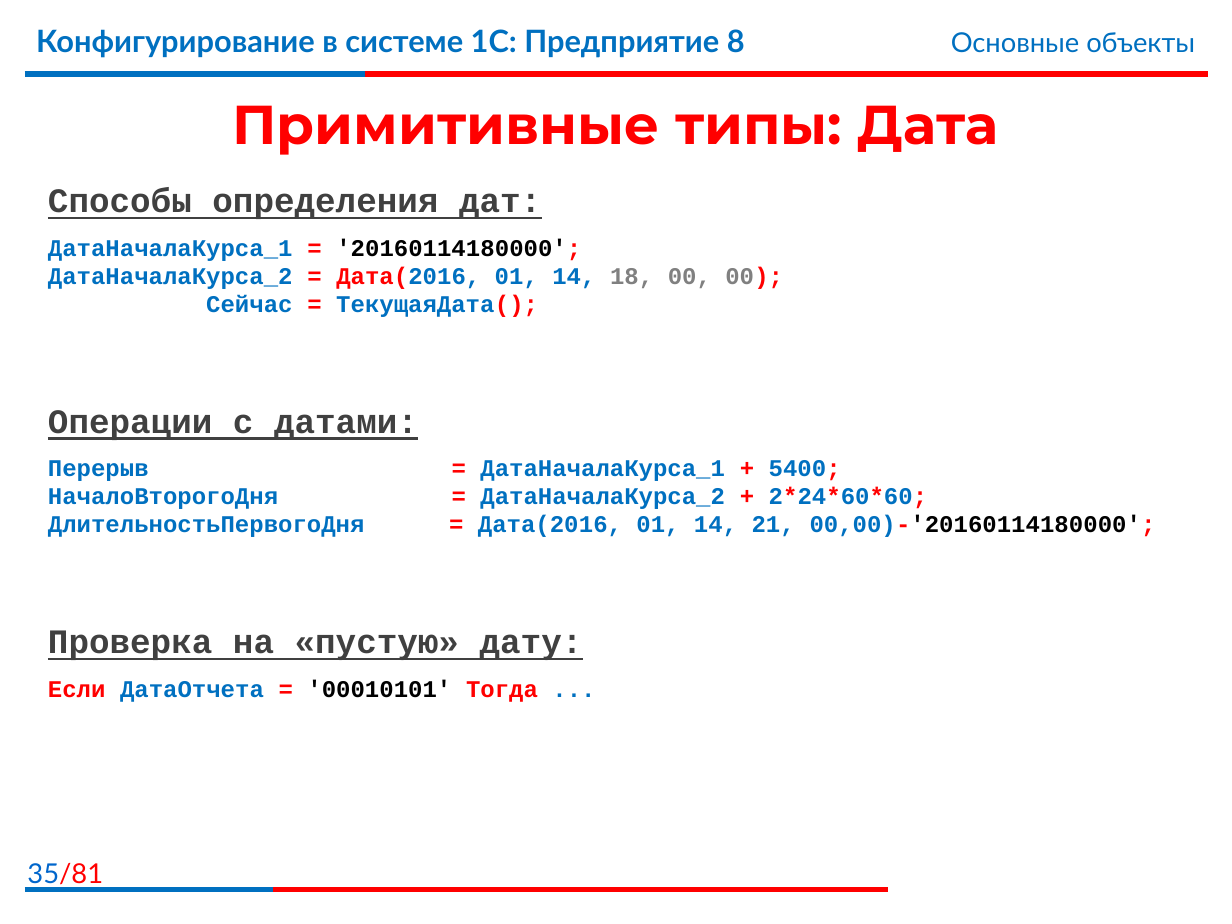
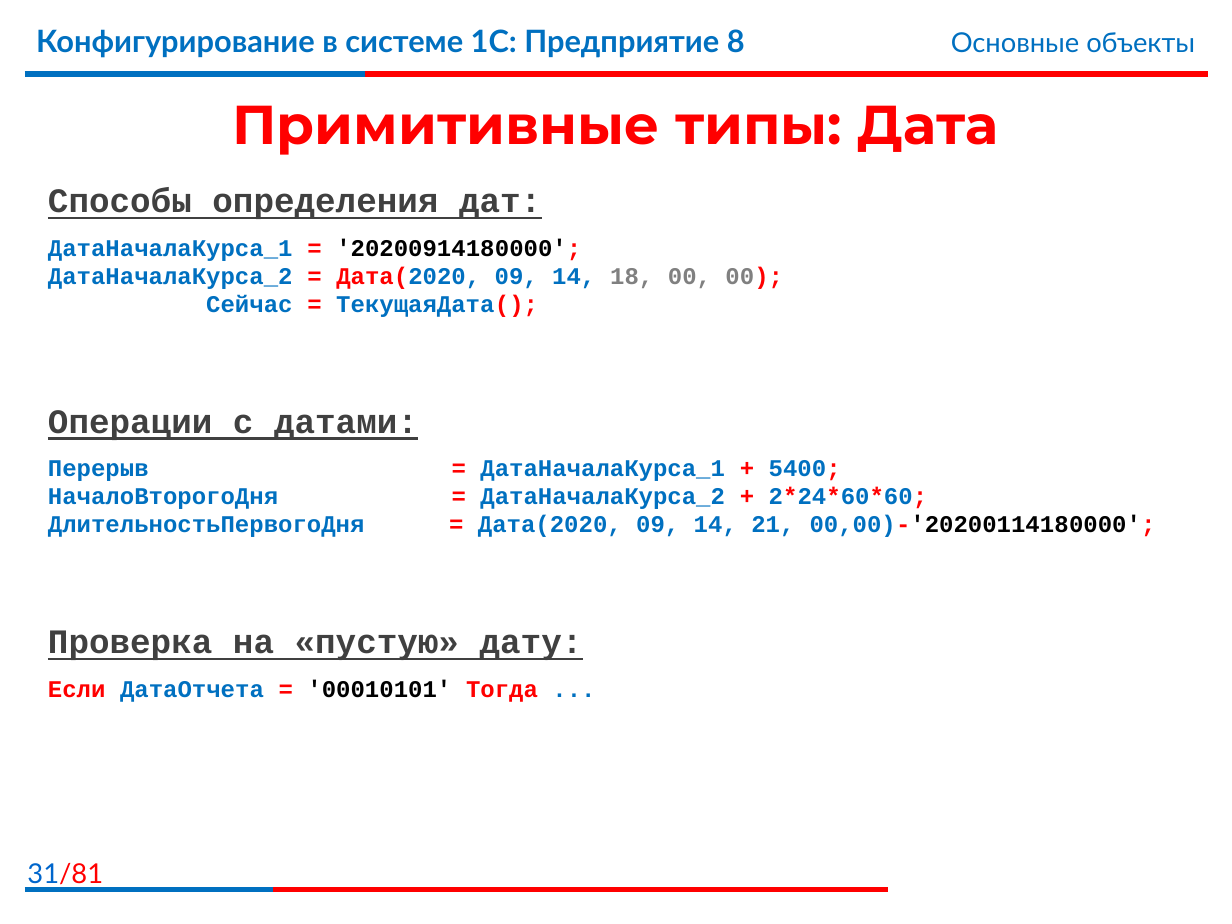
Before and after one commit to bestteacher-1c/documents_compl_kurs, a slide deck: slide 31 of Занятие_03/Иллюстрации3.pptx (slide 35 before the commit). Drawn at 1232x924 pixels with LibreOffice and Linux fonts; fonts in the diff are those of the drawing; background and template pictures are left out. Boxes give left, top, right and bottom in pixels: in the first picture for what was removed or moved away, otherwise in the second. Text is boxed around its words. In the diff, an @@ line names an element or a change of style, - is before the commit and + after.

```diff
--- a/Занятие_03/Иллюстрации3.pptx
+++ b/Занятие_03/Иллюстрации3.pptx
@@ text at (48,239,783,289): text changed @@
-ДатаНачалаКурса_1 = '20160114180000';
-ДатаНачалаКурса_2 = Дата(2016, 01, 14, 18, 00, 00);
+ДатаНачалаКурса_1 = '20200914180000';
+ДатаНачалаКурса_2 = Дата(2020, 09, 14, 18, 00, 00);
@@ text at (478,515,1156,537): text changed @@
-ДлительностьПервогоДня = Дата(2016, 01, 14, 21, 00,00)-'20160114180000';
+ДлительностьПервогоДня = Дата(2020, 09, 14, 21, 00,00)-'20200114180000';
@@ page number at (27,863,103,889): text changed @@
-35/81
+31/81
```
Also in this commit, not shown: 4 other slides changed, 13 slides added, 16 slides removed.
